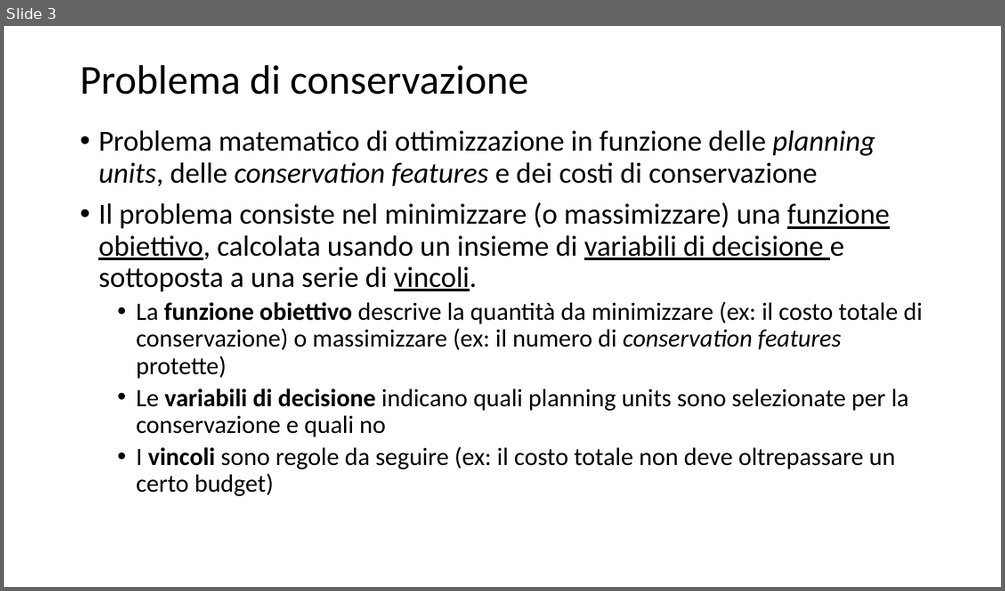
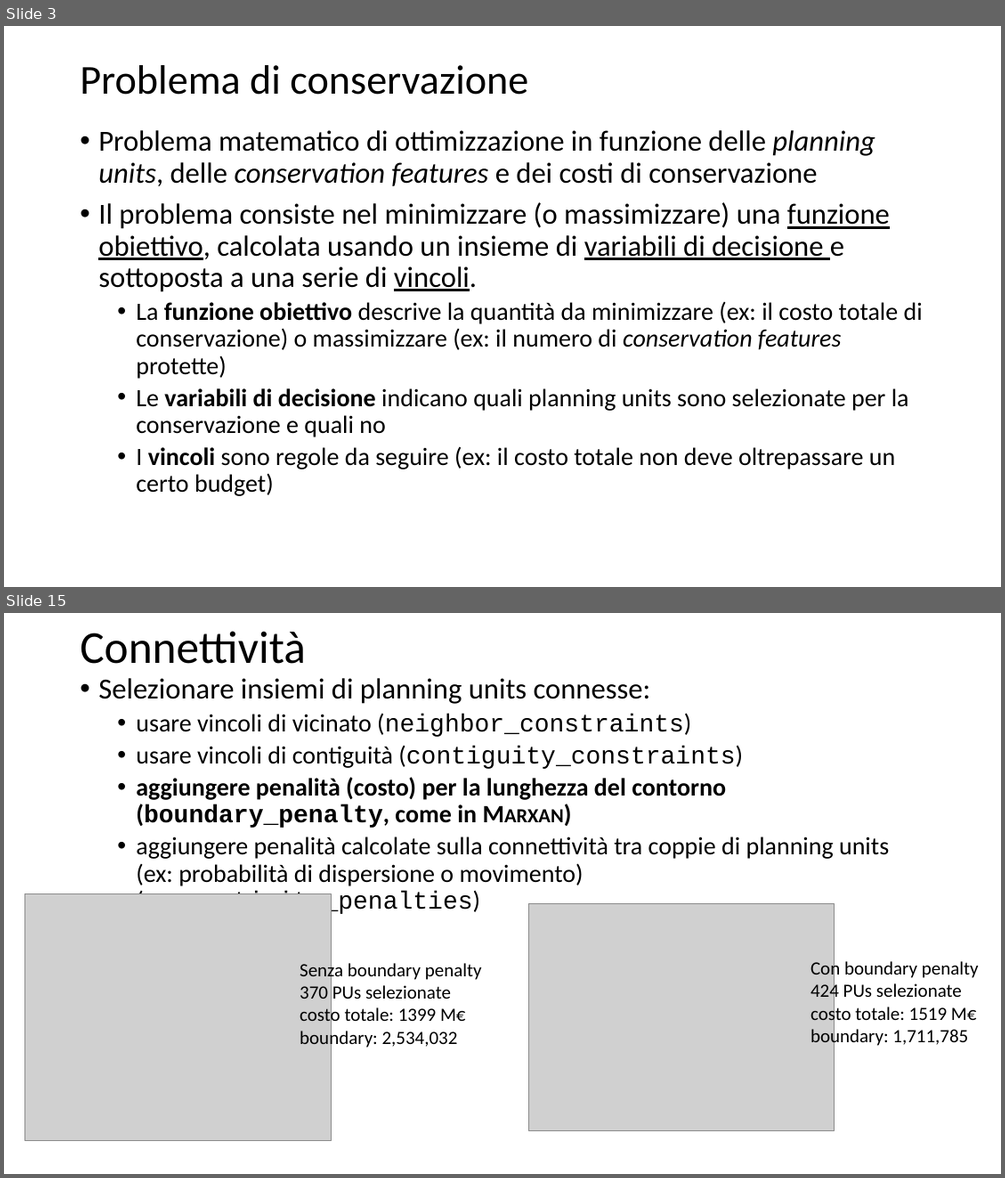
Before and after one commit to MarcoAndrello/prioritizr-spoke-2, a slide deck: Pres.pptx. Shown one above the other, each under a label of ours: slide 3 before the commit, slides 3 and 15 after it; the slides between them are not shown. The pictures are 1005x591 and 1005x1178 pixels, drawn with LibreOffice and Linux fonts; fonts in the diff are those of the drawing; grey boxes stand for pictures. Boxes give left, top, right and bottom in pixels: in the first picture for what was removed or moved away, otherwise in the second. Text is boxed around its words. In the diff, an @@ line names an element or a change of style, - is before the commit and + after.

```diff
--- a/Pres.pptx
+++ b/Pres.pptx
@@ slide 15 added at [4,613,1001,1174], background #FFFFFF @@
@@ title added at [80,631,306,664], 44 pt, text #000000 @@
+Connettività
@@ text added at [98,678,889,915], 24 pt, text #000000 @@
+• Selezionare insiemi di planning units connesse:
+  • usare vincoli di vicinato (neighbor_constraints)
+  • usare vincoli di contiguità (contiguity_constraints)
+  • aggiungere penalità (costo) per la lunghezza del contorno (boundary_penalty, come in Marxan)
+  • aggiungere penalità calcolate sulla connettività tra coppie di planning units (ex: probabilità di dispersione o movimento)(connectivity_penalties)
@@ picture added at [25,893,331,1140] @@
@@ picture added at [529,903,834,1130] @@
@@ text added at [810,959,979,1047], 18 pt, text #000000 @@
+Con boundary penalty
+424 PUs selezionate
+costo totale: 1519 M€
+boundary: 1,711,785
@@ text added at [299,961,482,1049], 18 pt, text #000000 @@
+Senza boundary penalty
+370 PUs selezionate
+costo totale: 1399 M€
+boundary: 2,534,032
```
Also in this commit, not shown: 2 slides changed, 15 other slides added, 8 slides removed, 2 other files.
